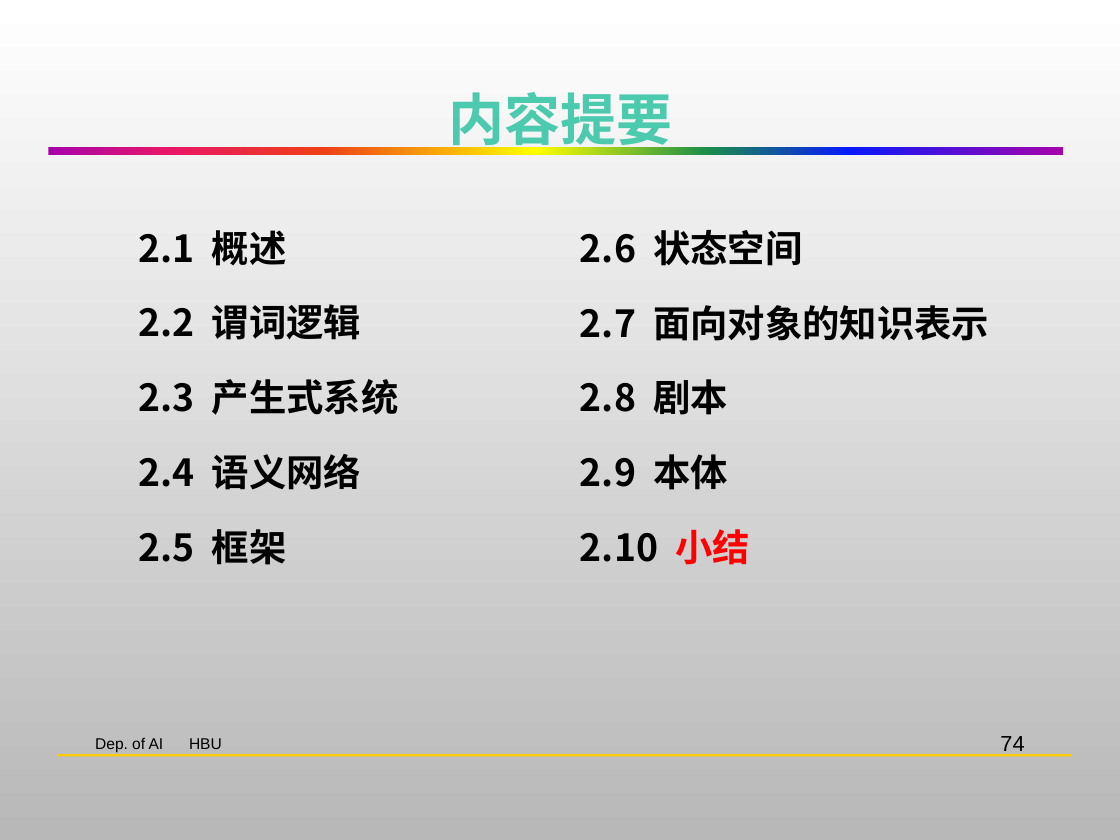
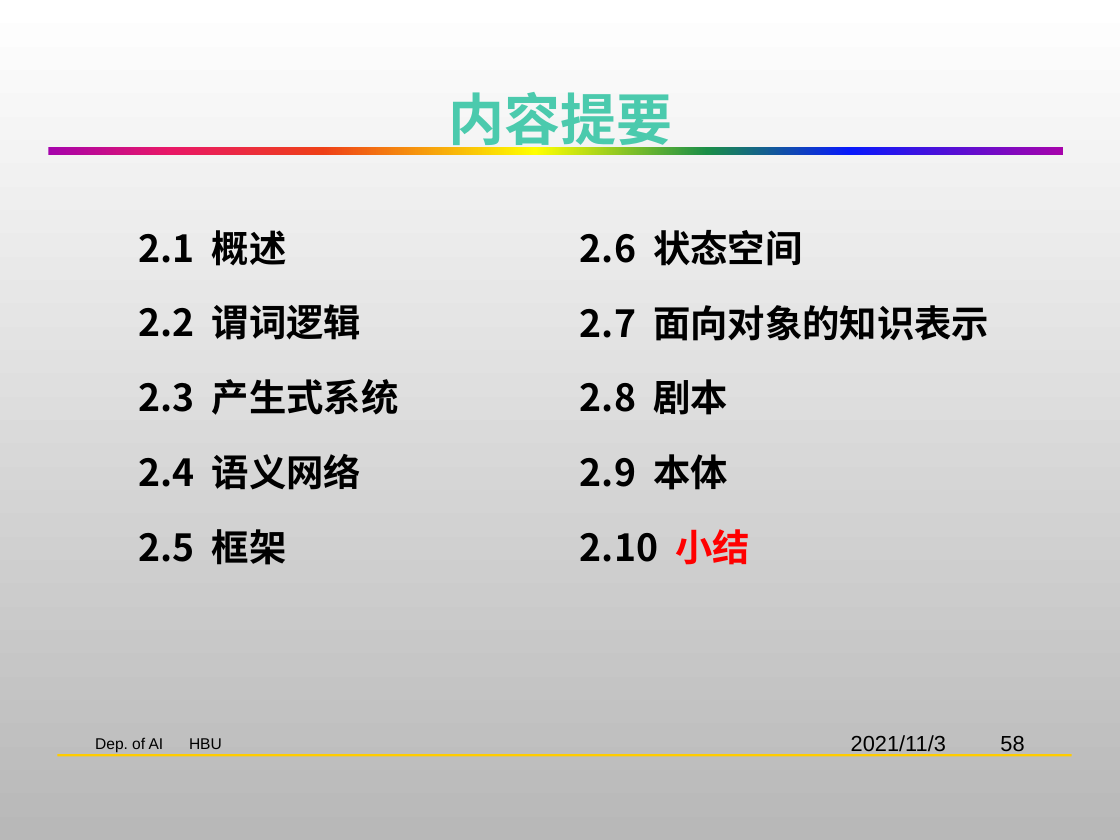
Before and after one commit to HBU/Artificial_Intelligence, a slide deck: slide 58 of AI-PPT-史忠植/AI02知识表示.pptx (slide 74 before the commit). Drawn at 1120x840 pixels with LibreOffice and Linux fonts; fonts in the diff are those of the drawing; background and template pictures are left out. Boxes give left, top, right and bottom in pixels: in the first picture for what was removed or moved away, otherwise in the second. Text is boxed around its words. In the diff, an @@ line names an element or a change of style, - is before the commit and + after.

```diff
--- a/AI-PPT-史忠植/AI02知识表示.pptx
+++ b/AI-PPT-史忠植/AI02知识表示.pptx
@@ text added at (x1=851, y1=735, x2=946, y2=756), 14 pt, text #000000 @@
+2021/11/3
@@ page number at (x1=1000, y1=736, x2=1024, y2=756): text changed @@
-74
+58
```
Also in this commit, not shown: 49 other slides changed, 9 slides added, 25 slides removed.
